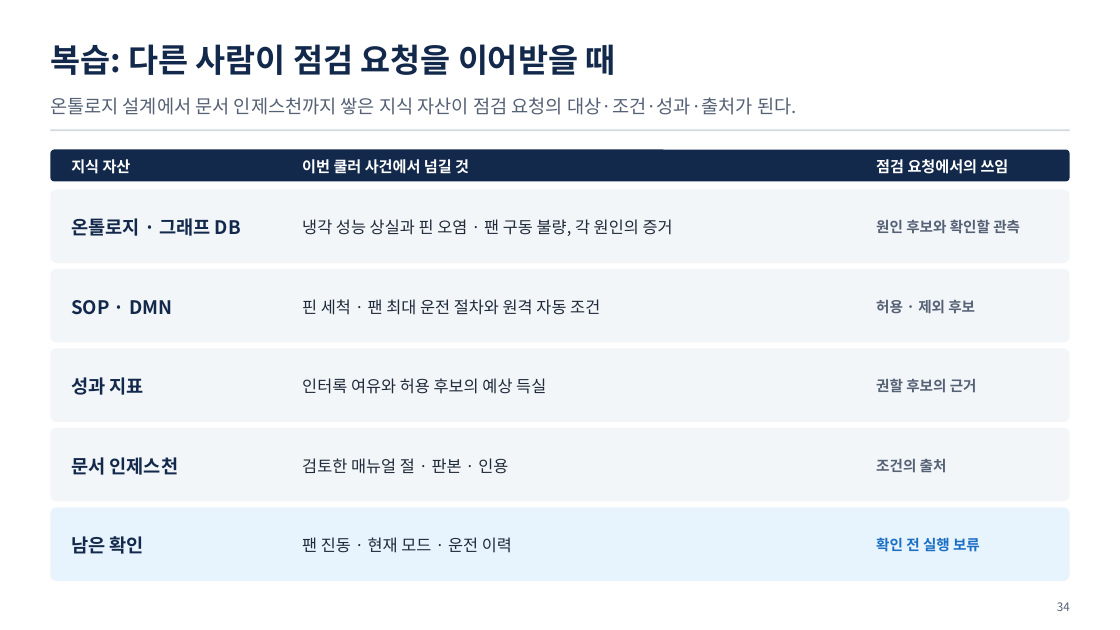
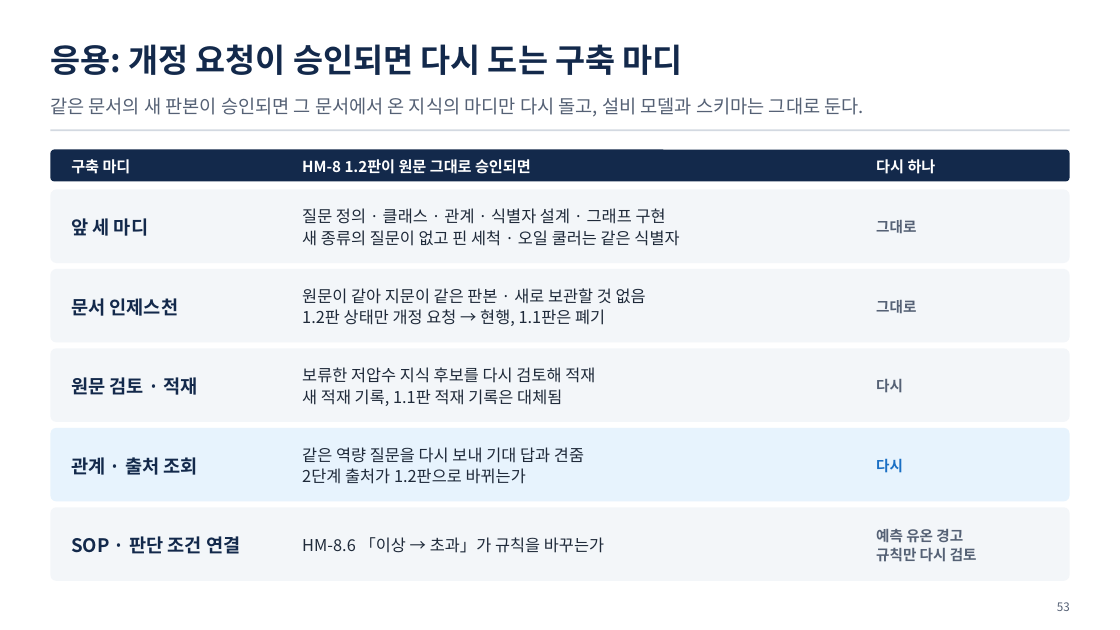
Before and after one commit to uengine-oss/hyd-iot-edu, a slide deck: slide 53 of workspace/강의제작/산출물/실전반/이론_오프라인/03회차/실전반_오프라인_03회차.pptx (slide 34 before the commit). Drawn at 1120x630 pixels with LibreOffice and Linux fonts; fonts in the diff are those of the drawing. Boxes give left, top, right and bottom in pixels: in the first picture for what was removed or moved away, otherwise in the second. Text is boxed around its words. In the diff, an @@ line names an element or a change of style, - is before the commit and + after.

```diff
--- a/workspace/강의제작/산출물/실전반/이론_오프라인/03회차/실전반_오프라인_03회차.pptx
+++ b/workspace/강의제작/산출물/실전반/이론_오프라인/03회차/실전반_오프라인_03회차.pptx
@@ text at bbox=[50, 44, 683, 75]: text changed @@
-복습: 다른 사람이 점검 요청을 이어받을 때
+응용: 개정 요청이 승인되면 다시 도는 구축 마디
@@ text at bbox=[50, 97, 864, 117]: text changed @@
-온톨로지 설계에서 문서 인제스천까지 쌓은 지식 자산이 점검 요청의 대상·조건·성과·출처가 된다.
+같은 문서의 새 판본이 승인되면 그 문서에서 온 지식의 마디만 다시 돌고, 설비 모델과 스키마는 그대로 둔다.
@@ text at bbox=[71, 159, 131, 174]: text changed @@
-지식 자산
+구축 마디
@@ text at bbox=[302, 159, 531, 174]: text changed @@
-이번 쿨러 사건에서 넘길 것
+HM-8 1.2판이 원문 그대로 승인되면
@@ text at bbox=[876, 159, 936, 174]: text changed @@
-점검 요청에서의 쓰임
+다시 하나
@@ text at bbox=[302, 208, 679, 246]: text changed @@
-냉각 성능 상실과 핀 오염 · 팬 구동 불량, 각 원인의 증거
+질문 정의 · 클래스 · 관계 · 식별자 설계 · 그래프 구현
+새 종류의 질문이 없고 핀 세척 · 오일 쿨러는 같은 식별자
@@ text at bbox=[71, 218, 148, 236]: text changed @@
-온톨로지 · 그래프 DB
+앞 세 마디
@@ text at bbox=[876, 220, 916, 234]: text changed @@
-원인 후보와 확인할 관측
+그대로
@@ text at bbox=[71, 298, 179, 316]: text changed @@
-SOP · DMN
+문서 인제스천
@@ text at bbox=[302, 288, 646, 326]: text changed @@
-핀 세척 · 팬 최대 운전 절차와 원격 자동 조건
+원문이 같아 지문이 같은 판본 · 새로 보관할 것 없음
+1.2판 상태만 개정 요청 → 현행, 1.1판은 폐기
@@ text at bbox=[876, 300, 916, 314]: text changed @@
-허용 · 제외 후보
+그대로
@@ text at bbox=[71, 377, 198, 395]: text changed @@
-성과 지표
+원문 검토 · 적재
@@ text at bbox=[302, 367, 595, 406]: text changed @@
-인터록 여유와 허용 후보의 예상 득실
+보류한 저압수 지식 후보를 다시 검토해 적재
+새 적재 기록, 1.1판 적재 기록은 대체됨
@@ text at bbox=[876, 379, 903, 393]: text changed @@
-권할 후보의 근거
+다시
@@ rounded rectangle at bbox=[50, 428, 1070, 502]: fill #F3F6F9 to #E7F3FD @@
@@ text at bbox=[302, 447, 584, 484]: text changed @@
-검토한 매뉴얼 절 · 판본 · 인용
+같은 역량 질문을 다시 보내 기대 답과 견줌
+2단계 출처가 1.2판으로 바뀌는가
@@ text at bbox=[71, 457, 197, 475]: text changed @@
-문서 인제스천
+관계 · 출처 조회
@@ text at bbox=[876, 458, 903, 473]: text changed; text colour #556175 to #1A6FC4 @@
-조건의 출처
+다시
@@ rounded rectangle at bbox=[50, 507, 1070, 581]: fill #E7F3FD to #F3F6F9 @@
@@ text at bbox=[71, 536, 240, 554]: text changed @@
-남은 확인
+SOP · 판단 조건 연결
@@ text at bbox=[302, 537, 604, 553]: text changed @@
-팬 진동 · 현재 모드 · 운전 이력
+HM-8.6 「이상 → 초과」가 규칙을 바꾸는가
@@ text at bbox=[876, 529, 977, 562]: text changed; text colour #1A6FC4 to #556175 @@
-확인 전 실행 보류
+예측 유온 경고
+규칙만 다시 검토
@@ text at bbox=[1057, 602, 1070, 611]: text changed @@
-34
+53
```
Also in this commit, not shown: 13 other slides changed, 54 slides added, 25 slides removed, 11 other files.
